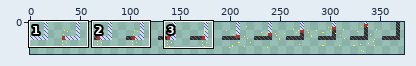
Sprite sheet -- Janp/Load/Texture/Fuse/CurveFuse.png. Above: a wide view before the commit, with the close-up outlined.
Close-up. The starting point:
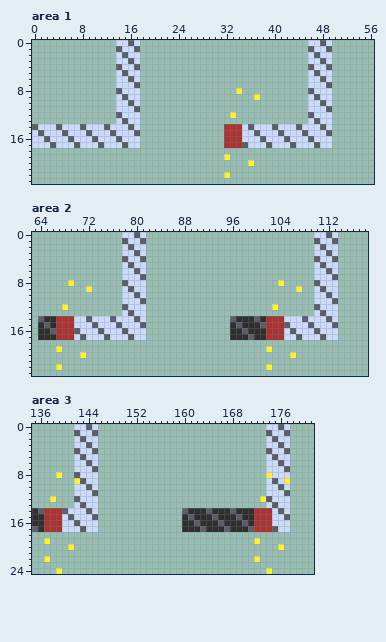
The file is 384x32 pixels. Shown: area 1: x 0..56, y 0..23; area 2: x 63..118, y 0..23; area 3: x 135..181, y 0..24. The wide view leaves out empty margins. The commit also changed other parts of the picture, which this record leaves out.
And afterwards:
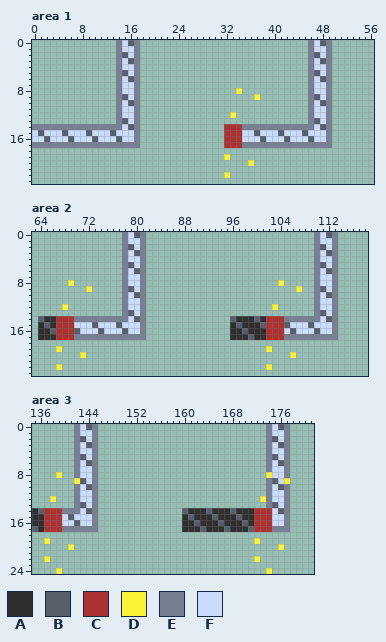
Palette (. is transparent): A #2f2f2f  B #595f6a  C #ac3232  D #fbf236  E #778092  F #cbdbfc
The edit:
Area 1:
y 0: x 14 F -> E; x 17 F -> E; x 46 F -> E; x 49 F -> E
y 1: x 14 B -> E; x 17 B -> E; x 46 B -> E; x 49 B -> E
y 2..3: x 14 F -> E; x 17 F -> E; x 46 F -> E; x 49 F -> E
y 4: x 14 B -> E; x 17 B -> E; x 46 B -> E; x 49 B -> E
y 5..6: x 14 F -> E; x 17 F -> E; x 46 F -> E; x 49 F -> E
y 7: x 14 F -> E; x 17 B -> E; x 46 F -> E; x 49 B -> E
y 8: x 14 B -> E; x 17 F -> E; x 46 B -> E; x 49 F -> E
y 9..10: x 14 F -> E; x 17 F -> E; x 46 F -> E; x 49 F -> E
y 11: x 14 F -> E; x 17 B -> E; x 46 F -> E; x 49 B -> E
y 12: x 14 B -> E; x 17 F -> E; x 46 B -> E; x 49 F -> E
y 13: x 14 F -> E; x 17 F -> E; x 46 F -> E; x 49 F -> E
y 14: x 0..14 BFFFBFFFBFFFBFF -> EEEEEEEEEEEEEEE; x 17 F -> E; x 35..46 FBFFFBFFFBFF -> EEEEEEEEEEEE; x 49 F -> E
y 15: x 17 B -> E; x 49 B -> E
y 16: x 17 F -> E; x 49 F -> E
y 17: x 0..17 FFFBFFFBFFFBFFFBFF -> EEEEEEEEEEEEEEEEEE; x 35..49 BFFFBFFFBFFFBFF -> EEEEEEEEEEEEEEE
Area 2:
y 0: x 78 F -> E; x 81 F -> E; x 110 F -> E; x 113 F -> E
y 1: x 78 B -> E; x 81 B -> E; x 110 B -> E; x 113 B -> E
y 2..3: x 78 F -> E; x 81 F -> E; x 110 F -> E; x 113 F -> E
y 4: x 78 B -> E; x 81 B -> E; x 110 B -> E; x 113 B -> E
y 5..6: x 78 F -> E; x 81 F -> E; x 110 F -> E; x 113 F -> E
y 7: x 78 F -> E; x 81 B -> E; x 110 F -> E; x 113 B -> E
y 8: x 78 B -> E; x 81 F -> E; x 110 B -> E; x 113 F -> E
y 9..10: x 78 F -> E; x 81 F -> E; x 110 F -> E; x 113 F -> E
y 11: x 78 F -> E; x 81 B -> E; x 110 F -> E; x 113 B -> E
y 12: x 78 B -> E; x 81 F -> E; x 110 B -> E; x 113 F -> E
y 13: x 78 F -> E; x 81 F -> E; x 110 F -> E; x 113 F -> E
y 14: x 70..78 FFBFFFBFF -> EEEEEEEEE; x 81 F -> E; x 105..110 FFFBFF -> EEEEEE; x 113 F -> E
y 15: x 81 B -> E; x 113 B -> E
y 16: x 81 F -> E; x 113 F -> E
y 17: x 70..81 FBFFFBFFFBFF -> EEEEEEEEEEEE; x 105..113 FFBFFFBFF -> EEEEEEEEE
Area 3:
y 0: x 142 F -> E; x 145 F -> E; x 174 F -> E; x 177 F -> E
y 1: x 142 B -> E; x 145 B -> E; x 174 B -> E; x 177 B -> E
y 2..3: x 142 F -> E; x 145 F -> E; x 174 F -> E; x 177 F -> E
y 4: x 142 B -> E; x 145 B -> E; x 174 B -> E; x 177 B -> E
y 5..6: x 142 F -> E; x 145 F -> E; x 174 F -> E; x 177 F -> E
y 7: x 142 F -> E; x 145 B -> E; x 174 F -> E; x 177 B -> E
y 8: x 142 B -> E; x 145 F -> E; x 177 F -> E
y 9: x 145 F -> E; x 174 F -> E
y 10: x 142 F -> E; x 145 F -> E; x 174 F -> E; x 177 F -> E
y 11: x 142 F -> E; x 145 B -> E; x 174 F -> E; x 177 B -> E
y 12: x 142 B -> E; x 145 F -> E; x 174 B -> E; x 177 F -> E
y 13: x 142 F -> E; x 145 F -> E; x 174 F -> E; x 177 F -> E
y 14: x 140..142 BFF -> EEE; x 145 F -> E; x 177 F -> E
y 15: x 145 B -> E; x 177 B -> E
y 16: x 145 F -> E; x 177 F -> E
y 17: x 140..145 FFFBFF -> EEEEEE; x 175..177 BFF -> EEE
Where, in picture pixels (left, top, right, bottom), the same in both close-ups:
changed: (32, 40, 140, 148)
changed: (242, 40, 332, 148)
changed: (74, 232, 146, 340)
changed: (284, 232, 338, 340)
changed: (62, 424, 98, 532)
changed: (266, 424, 290, 532)
